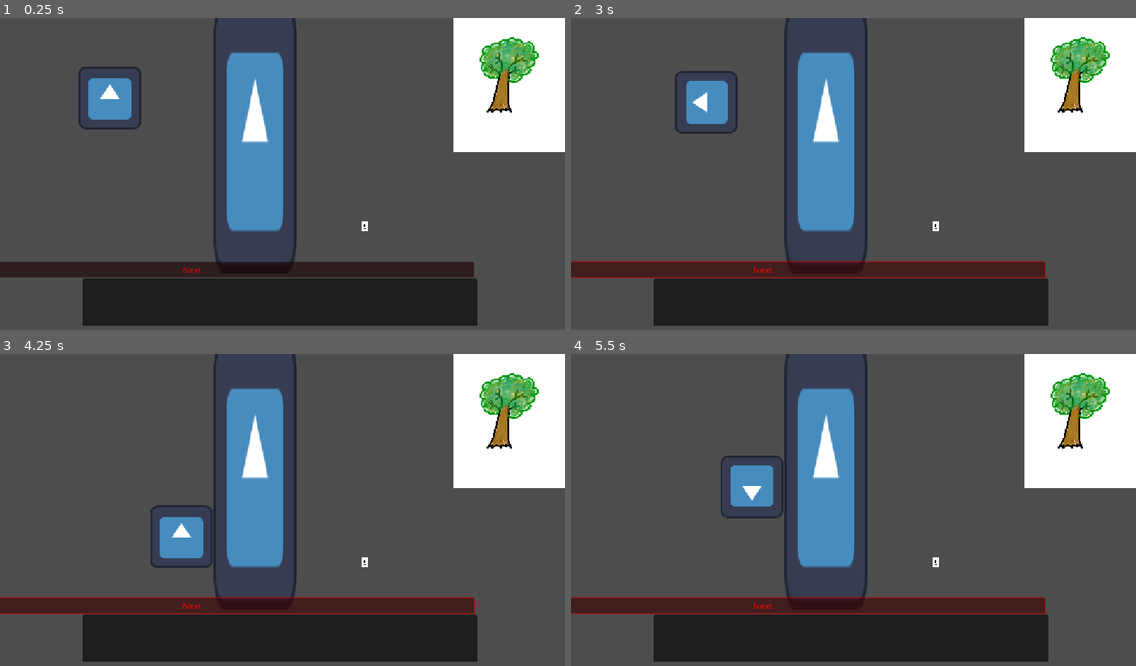
Above: before the commit, frames 1-4 (two rows, left to right).
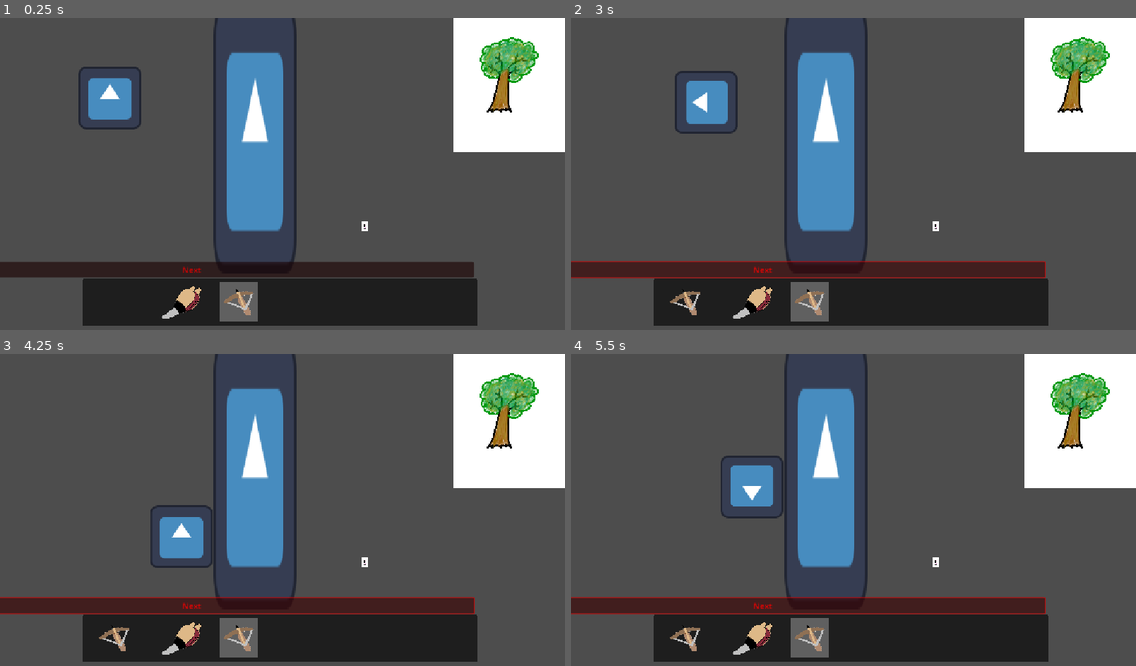
Above: after the commit, the same moments.

Repository: ygrecky/GameJam1
Game: Godot game, scene res://scenes/game.tscn
Two runs of this game, one before a commit and one after it. Both use one fixed random seed, a clock stepped at 60 frames per second and the inputs below. The engine's default icon, where the game draws it, is replaced by a stand-in: a white triangle on a blue panel in a dark square.
Inputs (mouse positions are in pixels of both pictures, inside the frame that each line leads up to):
- Up to frame 1 (0.25 s): no input
- Up to frame 2 (3 s): click (808, 301) at 0.52 s; click "Next" at 1.25 s; click "Next" at 2 s; tap Enter at 2.75 s; hold Right (right) from 2.78 s (still down); hold 1 (Slot 1) from 2.78 s (still down)
- Up to frame 3 (4.25 s): release Right (right) at 3.53 s; release 1 (Slot 1) at 3.53 s; hold Down (down) from 3.53 s (still down); tap 1 (Slot 1) at 3.6 s
- Up to frame 4 (5.5 s): release Down (down) at 4.28 s; hold Right (right) 4.28-5.03 s; hold Space (action_1) 4.28-5.03 s; tap 1 (Slot 1) at 4.55, 5.1 s; hold Up (up) from 5.03 s (still down)

The runs differ from the first frame. In frame 1, 1.2% of the frame differs, in the area x 28-46%, y 84-98%; in frame 2, 1.4%, in the area x 17-46%, y 84-98%; in frame 3, 1.4%; in frame 4, 1.4%.

Commit message:
inventaire

Diff:
--- a/inventaire_objet.gd
+++ /dev/null
@@ -1,7 +0,0 @@
-extends Control
-
-var objet_1_image = preload("res://icon.svg").get_image()
-
-func _ready():
-	pass
-	#_init_sprite()
--- a/project.godot
+++ b/project.godot
@@ -56,6 +56,31 @@
 "events": [Object(InputEventKey,"resource_local_to_scene":false,"resource_name":"","device":-1,"window_id":0,"alt_press …(191 unchanged characters)…
 ]
 }
+"Slot 2"={
+"deadzone": 0.2,
+"events": [Object(InputEventKey,"resource_local_to_scene":false,"resource_name":"","device":-1,"window_id":0,"alt_pressed":false,"shift_pressed":true,"ctrl_pressed":false,"meta_pressed":false,"pressed":false,"keycode":0,"physical_keycode":50,"key_label":0,"unicode":50,"location":0,"echo":false,"script":null)
+]
+}
+"Slot 3"={
+"deadzone": 0.2,
+"events": [Object(InputEventKey,"resource_local_to_scene":false,"resource_name":"","device":-1,"window_id":0,"alt_pressed":false,"shift_pressed":true,"ctrl_pressed":false,"meta_pressed":false,"pressed":false,"keycode":0,"physical_keycode":51,"key_label":0,"unicode":51,"location":0,"echo":false,"script":null)
+]
+}
+"Slot 4"={
+"deadzone": 0.2,
+"events": [Object(InputEventKey,"resource_local_to_scene":false,"resource_name":"","device":-1,"window_id":0,"alt_pressed":false,"shift_pressed":true,"ctrl_pressed":false,"meta_pressed":false,"pressed":false,"keycode":0,"physical_keycode":52,"key_label":0,"unicode":52,"location":0,"echo":false,"script":null)
+]
+}
+"Slot 5"={
+"deadzone": 0.2,
+"events": [Object(InputEventKey,"resource_local_to_scene":false,"resource_name":"","device":-1,"window_id":0,"alt_pressed":false,"shift_pressed":true,"ctrl_pressed":false,"meta_pressed":false,"pressed":false,"keycode":0,"physical_keycode":53,"key_label":0,"unicode":53,"location":0,"echo":false,"script":null)
+]
+}
+"Slot 6"={
+"deadzone": 0.2,
+"events": [Object(InputEventKey,"resource_local_to_scene":false,"resource_name":"","device":-1,"window_id":0,"alt_pressed":false,"shift_pressed":true,"ctrl_pressed":false,"meta_pressed":false,"pressed":false,"keycode":0,"physical_keycode":54,"key_label":0,"unicode":54,"location":0,"echo":false,"script":null)
+]
+}
 
 [physics]
 
--- a/scenes/inventaire.tscn
+++ b/scenes/inventaire.tscn
@@ -1,7 +1,11 @@
 [gd_scene format=3 uid="uid://dbgsqtuqtac8i"]
 
-[ext_resource type="Script" uid="uid://d1yqfdyehesd4" path="res://scripts/inventory_slot.gd" id="1_1ntmo"]
-[ext_resource type="Texture2D" uid="uid://dad4i1rs4a2kl" path="res://Inventaire_texture.png" id="1_ruaot"]
+[ext_resource type="Script" uid="uid://d1yqfdyehesd4" path="res://scripts/inventory_slot_1.gd" id="1_1ntmo"]
+[ext_resource type="Texture2D" uid="uid://bpubtjeqx4gp6" path="res://assets/Inventaire_texture.png" id="1_o536d"]
+[ext_resource type="Script" uid="uid://df0pytvpnva4" path="res://scripts/inventory_slot_2.gd" id="3_8anfk"]
+[ext_resource type="Texture2D" uid="uid://bvjfbdh3ig1ml" path="res://assets/Objets/soufflet ouvert.png" id="4_o536d"]
+[ext_resource type="Texture2D" uid="uid://dcyf6utmlrbcl" path="res://assets/slot_texture.png" id="5_c2fa3"]
+[ext_resource type="Texture2D" uid="uid://dh54uq3krx6kc" path="res://assets/Objets/arbalète avec carreau.png" id="5_tnoi0"]
 
 [node name="Inventaire" type="CanvasLayer" unique_id=1760829572]
 
@@ -19,7 +23,7 @@
 offset_top = 202.0
 offset_right = 329.0
 offset_bottom = 536.0
-texture = ExtResource("1_ruaot")
+texture = ExtResource("1_o536d")
 expand_mode = 1
 
 [node name="Inventaire_grid" type="GridContainer" parent="Control" unique_id=631339406]
@@ -34,19 +38,46 @@
 script = ExtResource("1_1ntmo")
 
 [node name="objet_texture" type="TextureRect" parent="Control/Inventaire_grid/Slot_1" unique_id=2111044478]
+visibility_layer = 512
 layout_mode = 0
-offset_left = -567.0
-offset_top = -74.0
-offset_right = -415.0
-offset_bottom = 106.0
+offset_left = -558.0
+offset_top = 114.0
+offset_right = -356.0
+offset_bottom = 365.0
+expand_mode = 1
 
 [node name="Slot_2" type="Control" parent="Control/Inventaire_grid" unique_id=1937467634]
 layout_mode = 2
-script = ExtResource("1_1ntmo")
+script = ExtResource("3_8anfk")
 
 [node name="objet_texture" type="TextureRect" parent="Control/Inventaire_grid/Slot_2" unique_id=1971636118]
 layout_mode = 0
-offset_left = 760.0
-offset_top = 977.0
-offset_right = 3240.0
-offset_bottom = 4485.0
+offset_left = -431.0
+offset_top = 36.0
+offset_right = -212.0
+offset_bottom = 354.0
+texture = ExtResource("4_o536d")
+expand_mode = 1
+
+[node name="Slot_3" type="Control" parent="Control/Inventaire_grid" unique_id=1152076168]
+layout_mode = 2
+script = ExtResource("1_1ntmo")
+
+[node name="TextureButton" type="TextureButton" parent="Control/Inventaire_grid/Slot_3" unique_id=1450064920]
+layout_mode = 0
+offset_left = -255.0
+offset_top = 224.0
+offset_right = -177.0
+offset_bottom = 303.0
+texture_normal = ExtResource("5_c2fa3")
+stretch_mode = 0
+
+[node name="objet_texture" type="TextureRect" parent="Control/Inventaire_grid/Slot_3" unique_id=1450138734]
+visibility_layer = 512
+layout_mode = 0
+offset_left = -304.0
+offset_top = 106.0
+offset_right = -102.0
+offset_bottom = 357.0
+texture = ExtResource("5_tnoi0")
+expand_mode = 1
--- a/scripts/inventory_slot.gd
+++ /dev/null
@@ -1,24 +0,0 @@
-extends Control
-
-@export var objet_is_unlocked = [false, false]
-
-#var objet_1_image = preload("res://assets/Objets/arbalète.jpg").get_image()
-
-func _use_objet(n: int):
-	pass
-
-# Called every frame. 'delta' is the elapsed time since the previous frame.
-func _process(_delta: float) -> void:
-	if Input.is_action_pressed("Slot 1"):
-		if objet_is_unlocked[0]:
-			_use_objet(1)
-	if Input.is_action_pressed("Slot 2"):
-		if objet_is_unlocked[1]:
-			_use_objet(2)
-
-func add_objet(n: int):
-	objet_is_unlocked[n-1] = true
-	if n == 1:
-		$objet_texture.texture("res://assets/Objets/arbalète avec carreau.png")
-	elif n == 2:
-		$objet_texture.texture("res://assets/Objets/soufflet ouvert.png")
--- /dev/null
+++ b/scripts/inventory_slot_1.gd
@@ -0,0 +1,17 @@
+extends Control
+
+@export var objet_is_unlocked = false
+
+func _use_objet():
+	pass
+
+# Called every frame. 'delta' is the elapsed time since the previous frame.
+func _process(_delta: float) -> void:
+	if Input.is_action_pressed("Slot 1"):
+		add_objet()
+		if objet_is_unlocked:
+			_use_objet()
+
+func add_objet():
+	objet_is_unlocked = true
+	$objet_texture.texture = load("res://assets/Objets/arbalète avec carreau.png")
--- /dev/null
+++ b/scripts/inventory_slot_2.gd
@@ -0,0 +1,17 @@
+extends Control
+
+@export var objet_is_unlocked = false
+
+func _use_objet():
+	pass
+
+# Called every frame. 'delta' is the elapsed time since the previous frame.
+func _process(_delta: float) -> void:
+	if Input.is_action_pressed("Slot 2"):
+		add_objet()
+		if objet_is_unlocked:
+			_use_objet()
+
+func add_objet():
+	objet_is_unlocked = true
+	$objet_texture.texture = load("res://assets/Objets/arbalète avec carreau.png")
Binary file removed: Inventaire_texture.png
Binary file added: assets/slot_texture.png
Not shown, changed: assets/slot_texture.png.import
Not shown, removed: inventaire_objet.gd.uid
Renamed: scripts/inventory_slot.gd.uid -> scripts/inventory_slot_1.gd.uid
Not shown, added: scripts/inventory_slot_2.gd.uid
